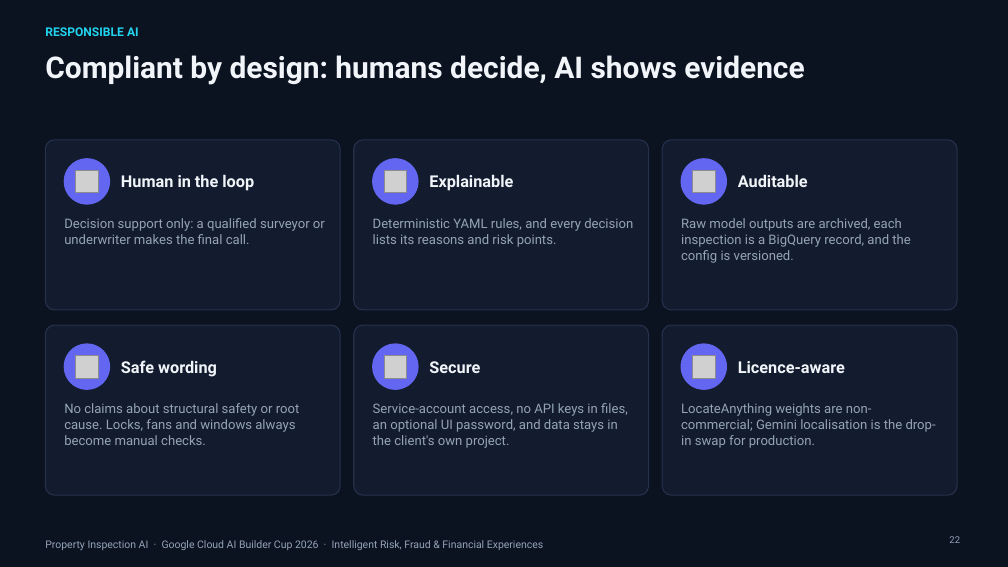
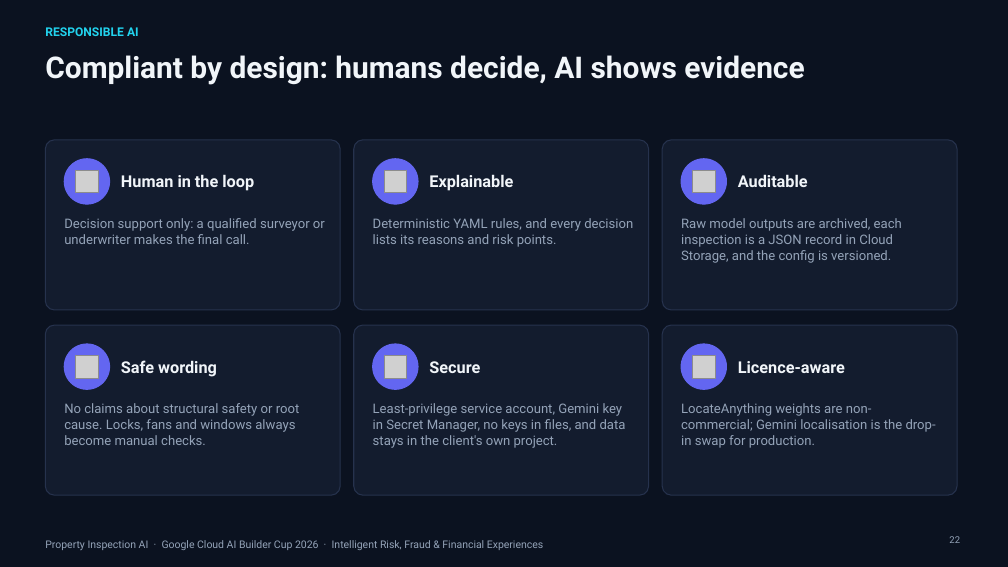
Before and after one commit to XCore-Lab/property-inspection-ai, a slide deck: slide 22 of docs/pitch-deck/Property_Inspection_AI_Pitch.pptx. Drawn at 1008x567 pixels with LibreOffice and Linux fonts; fonts in the diff are those of the drawing; grey boxes stand for pictures; background and template pictures are left out. Boxes give left, top, right and bottom in pixels: in the first picture for what was removed or moved away, otherwise in the second. Text is boxed around its words. In the diff, an @@ line names an element or a change of style, - is before the commit and + after.

```diff
--- a/docs/pitch-deck/Property_Inspection_AI_Pitch.pptx
+++ b/docs/pitch-deck/Property_Inspection_AI_Pitch.pptx
@@ text at [681,218,902,263]: text changed @@
-Raw model outputs are archived, each inspection is a BigQuery record, and the config is versioned.
+Raw model outputs are archived, each inspection is a JSON record in Cloud Storage, and the config is versioned.
@@ text at [373,403,626,448]: text changed @@
-Service-account access, no API keys in files, an optional UI password, and data stays in the client's own project.
+Least-privilege service account, Gemini key in Secret Manager, no keys in files, and data stays in the client's own project.
```
Also in this commit, not shown: 12 other slides changed, 3 other files.
